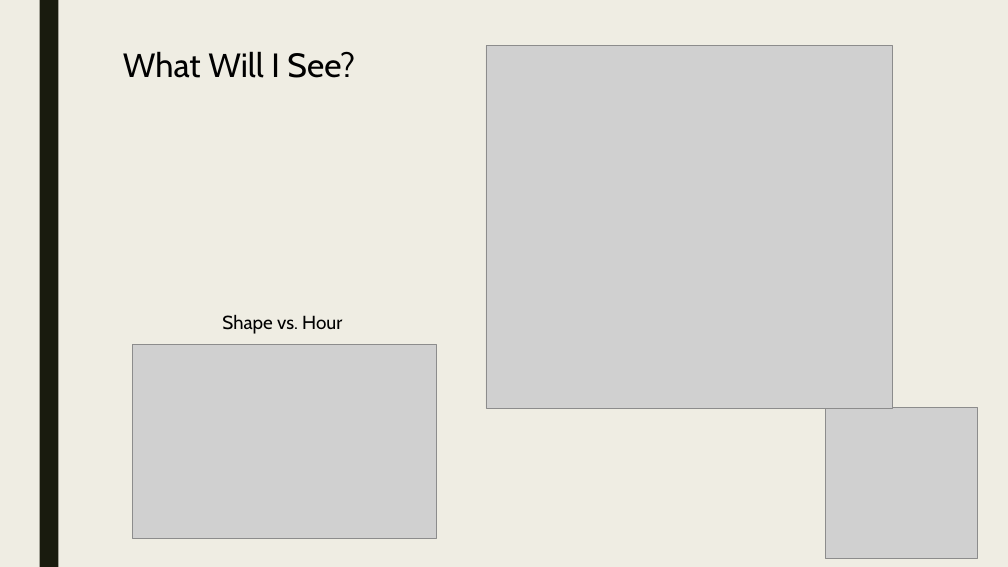
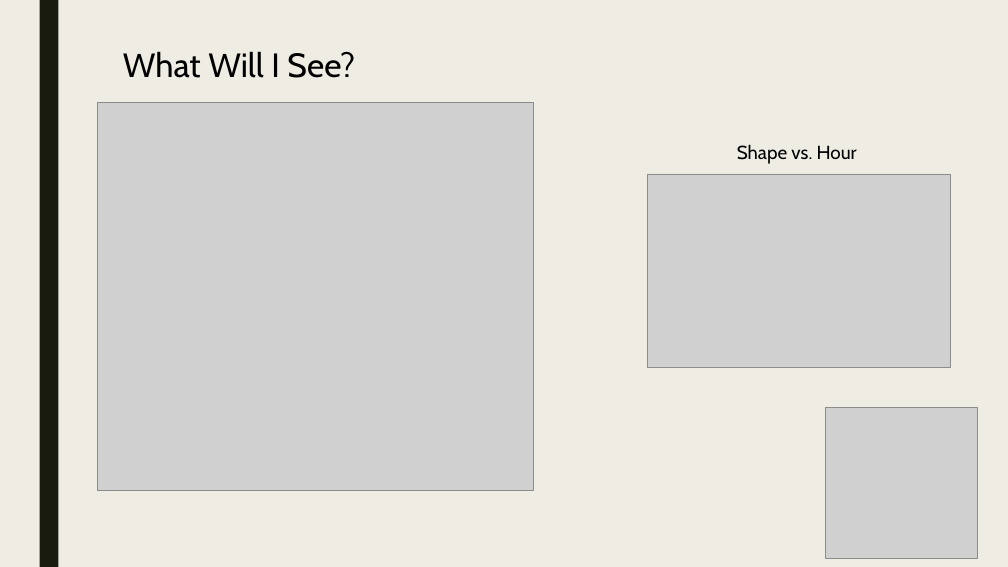
Before and after one commit to Preetikasri/UFO-Sightings-Analysis, a slide deck: slide 9 of ufo_presentation_v3.pptx. Drawn at 1008x567 pixels with LibreOffice and Linux fonts; fonts in the diff are those of the drawing; grey boxes stand for pictures. Boxes give left, top, right and bottom in pixels: in the first picture for what was removed or moved away, otherwise in the second. Text is boxed around its words. In the diff, an @@ line names an element or a change of style, - is before the commit and + after.

```diff
--- a/ufo_presentation_v3.pptx
+++ b/ufo_presentation_v3.pptx
@@ picture: place and size @@
-picture at [486,46,893,408]
+picture at [98,102,533,491]
@@ text "Shape vs. Hour": place and size @@
-text "Shape vs. Hour" at [222,314,342,334]
+text "Shape vs. Hour" at [737,144,857,164]
@@ picture: place and size @@
-picture at [133,345,437,539]
+picture at [647,174,951,368]
```
Also in this commit, not shown: 4 other slides changed, 1 slide added, 1 slide removed.
